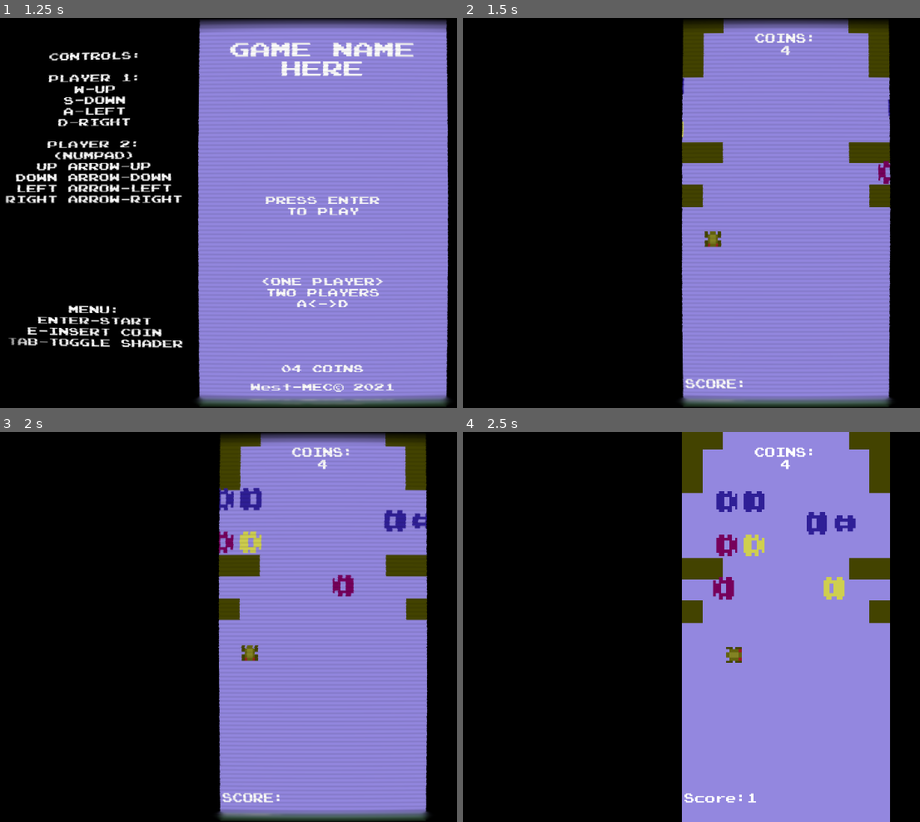
Above: before the commit, frames 1-4 (two rows, left to right).
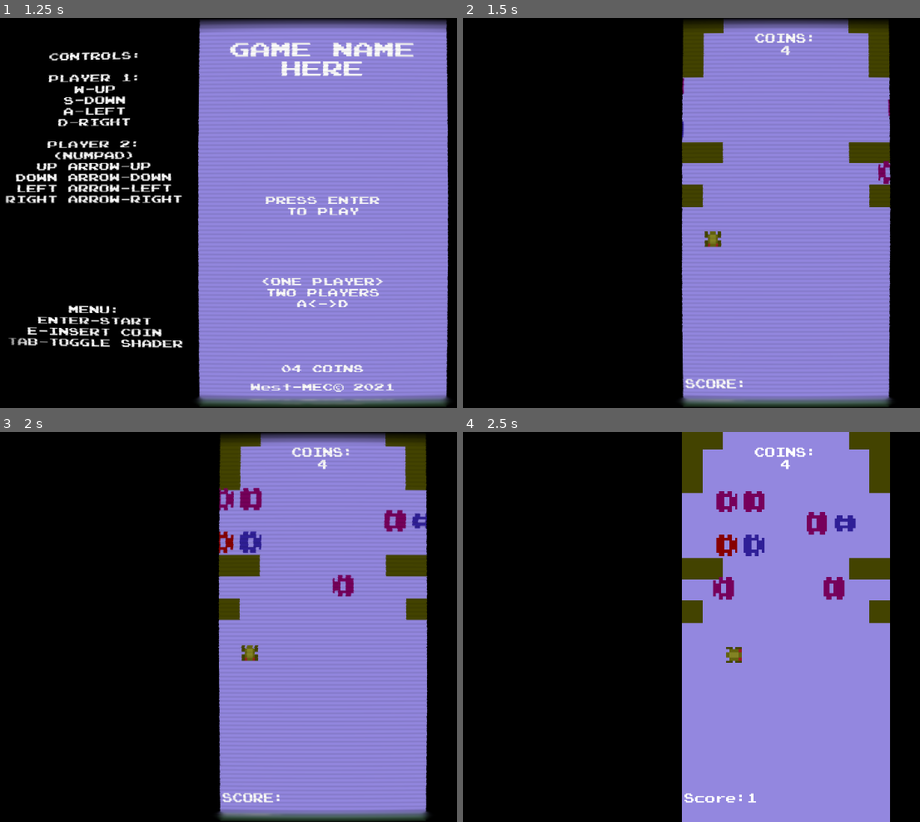
Above: after the commit, the same moments.

Repository: RogerRandomDev/GodotWork
Game: Godot game, scene res://Assets/Scenes/Title.tscn
The game is run twice, just before and just after one commit, with the same random seed, the same clock (stepped at 60 frames per second) and the same inputs. The engine's default icon, where the game draws it, is replaced by a stand-in: a white triangle on a blue panel in a dark square.
Inputs:
- Up to frame 1 (1.25 s): tap E at 0.5, 0.8 s; hold D (rightP1) from 0.53 s (still down); hold Tab from 0.53 s (still down)
- Up to frame 2 (1.5 s): tap Enter at 1.25 s; release D (rightP1) at 1.28 s; release Tab at 1.28 s; hold S (downP1) from 1.28 s (still down); tap E at 1.35 s
- Up to frame 3 (2 s): keep holding S (downP1); tap Enter at 1.55 s
- Up to frame 4 (2.5 s): release S (downP1) at 2.03 s; hold D (rightP1) from 2.03 s (still down); hold Enter from 2.03 s (still down); tap Tab at 2.3 s

Frame 1 is identical in both runs. In frame 2, less than 0.1% of the frame differs, in the area x 47-94%, y 15-31%; in frame 3, 0.8%; in frame 4, 1.2%, in the area x 55-84%, y 15-44%.

Commit message:
added sound for motion and ininserting a coin

Diff:
--- /dev/null
+++ b/Game/Assets/Scenes/GlobalScene.tscn
@@ -0,0 +1,15 @@
+[gd_scene load_steps=4 format=2]
+
+[ext_resource path="res://Assets/Scripts/GlobalData.gd" type="Script" id=1]
+[ext_resource path="res://Assets/Audio/InsertCoin.wav" type="AudioStream" id=2]
+[ext_resource path="res://Assets/Audio/Move.wav" type="AudioStream" id=3]
+
+[node name="Node" type="Node"]
+script = ExtResource( 1 )
+
+[node name="CoinSound" type="AudioStreamPlayer" parent="."]
+stream = ExtResource( 2 )
+
+[node name="MoveSound" type="AudioStreamPlayer" parent="."]
+stream = ExtResource( 3 )
+volume_db = -5.0
--- a/Game/Assets/Scripts/BaseGame.gd
+++ b/Game/Assets/Scripts/BaseGame.gd
@@ -5,13 +5,13 @@
 
 ##sets up player view based on player count##
 func _ready():
-	if GlobalData.PlayerCount == 1:
+	if GlobalScene.PlayerCount == 1:
 		$P2.queue_free()
 		$Scores/Score1.queue_free()
 		$P1.rect_position.x = 352
 		$Scores/HighScore.rect_position.x = 1024 - 128
 		$Scores/Score0.rect_position.x = 356
-	$Scores/Coins.text = "COINS:\n"+str(GlobalData.coinCount)
+	$Scores/Coins.text = "COINS:\n"+str(GlobalScene.coinCount)
 	##allows you to disable the shader##
-	if GlobalData.shaderOFF:
+	if GlobalScene.shaderOFF:
 		$Shader.hide()
--- a/Game/Assets/Scripts/GlobalData.gd
+++ b/Game/Assets/Scripts/GlobalData.gd
@@ -26,7 +26,9 @@
 	if Input.is_key_pressed(KEY_E):
 	##increments coins by 1 and sets text of coin count to it and a space with COINS after it
 		coinCount+=1
-
+	##plays coin sound when coins are less then 100 when you insert one##
+		if coinCount != 100:
+			$CoinSound.play(0.0)
 	##sets max to 99, because I specifically remember this from these kinds of games
 		coinCount = min(coinCount,99)
 	##sets visible coins on normal game level##
@@ -35,8 +37,8 @@
 
 	##Lets you disable the shaders
 	if Input.is_key_pressed(KEY_TAB):
-		GlobalData.shaderOFF = !GlobalData.shaderOFF
-		get_tree().get_nodes_in_group("SHADER")[0].visible = !GlobalData.shaderOFF
+		GlobalScene.shaderOFF = !GlobalScene.shaderOFF
+		get_tree().get_nodes_in_group("SHADER")[0].visible = !GlobalScene.shaderOFF
 ##sets scoreboard and highscore##
 func setScore(value,ID):
 	Score[pID[ID]]=value
@@ -59,3 +61,6 @@
 ##randomly selects color to return from pallette above##
 func randColor():
 	return ColorValues[round(rand_range(0,ColorValues.size()-1))]
+##plays movement sound##
+func playmove():
+	$MoveSound.play(0.0)
--- a/Game/Assets/Scripts/Player.gd
+++ b/Game/Assets/Scripts/Player.gd
@@ -52,6 +52,7 @@
 			PrevPos = position
 			$Timer.start()
 			$Sprite.region_rect.position.x += 9
+			GlobalScene.playmove()
 	##Applies current motion, the 0.125 is the motion time to interoplate by##
 	if !canMove:
 # warning-ignore:return_value_discarded
@@ -105,5 +106,5 @@
 func _on_ScoreTimer_timeout():
 	#updates score over time
 	score += 1
-	GlobalData.setScore(abs(round(score-0.5)),PlayerID)
+	GlobalScene.setScore(abs(round(score-0.5)),PlayerID)
 	$ScoreTimer.start()
--- a/Game/Assets/Scripts/RoadMotion.gd
+++ b/Game/Assets/Scripts/RoadMotion.gd
@@ -58,9 +58,9 @@
 carData[carSize-1][currentCar][1],
 carData[carSize-1][currentCar][2],
 carData[carSize-1][currentCar][3])
-##sets color to one of the colors in the globaldata color pallette i've set up##
-			get_child(carpos).get_child(0).modulate = GlobalData.randColor()
+##sets color to one of the colors in the GlobalScene color pallette i've set up##
+			get_child(carpos).get_child(0).modulate = GlobalScene.randColor()
 
 func _on_Area2D_body_entered(body):
 	if body.name =="Player":
-		GlobalData.gameover()
+		GlobalScene.gameover()
--- a/Game/Assets/Scripts/Title.gd
+++ b/Game/Assets/Scripts/Title.gd
@@ -16,7 +16,7 @@
 
 		##shows that the player can now start the game##
 		$ViewportContainer/Viewport/Labels/Play.show()
-		currentcoins = min(GlobalData.coinCount+1,99)
+		currentcoins = min(GlobalScene.coinCount+1,99)
 
 		##puts zero before the text when the number is less than 10
 		if currentcoins < 10:
@@ -31,13 +31,13 @@
 		$CoinFlash.start()
 	if Input.is_key_pressed(KEY_ENTER) && currentcoins > 0:
 		##removes 1 coin and starts game
-		GlobalData.coinCount -= 1
+		GlobalScene.coinCount -= 1
 # warning-ignore:return_value_discarded
 		get_tree().change_scene("res://Assets/Scenes/BaseGame.tscn")
 	##changes player mode##
 	if Input.is_action_just_pressed("leftP1") or Input.is_action_just_pressed("rightP1"):
 		GameType = abs(GameType-1)
-		GlobalData.PlayerCount = GameType+1
+		GlobalScene.PlayerCount = GameType+1
 		updateMode()
 #updates gamemode text
 func updateMode():
--- a/Game/project.godot
+++ b/Game/project.godot
@@ -16,7 +16,7 @@
 
 [autoload]
 
-GlobalData="*res://Assets/Scripts/GlobalData.gd"
+GlobalScene="*res://Assets/Scenes/GlobalScene.tscn"
 
 [debug]
 
Not shown, added: Game/Assets/Audio/InsertCoin.wav.import
Not shown, added: Game/Assets/Audio/Move.wav.import
Not shown, added: Game/Assets/Audio/InsertCoin.wav
Not shown, added: Game/Assets/Audio/Move.wav
